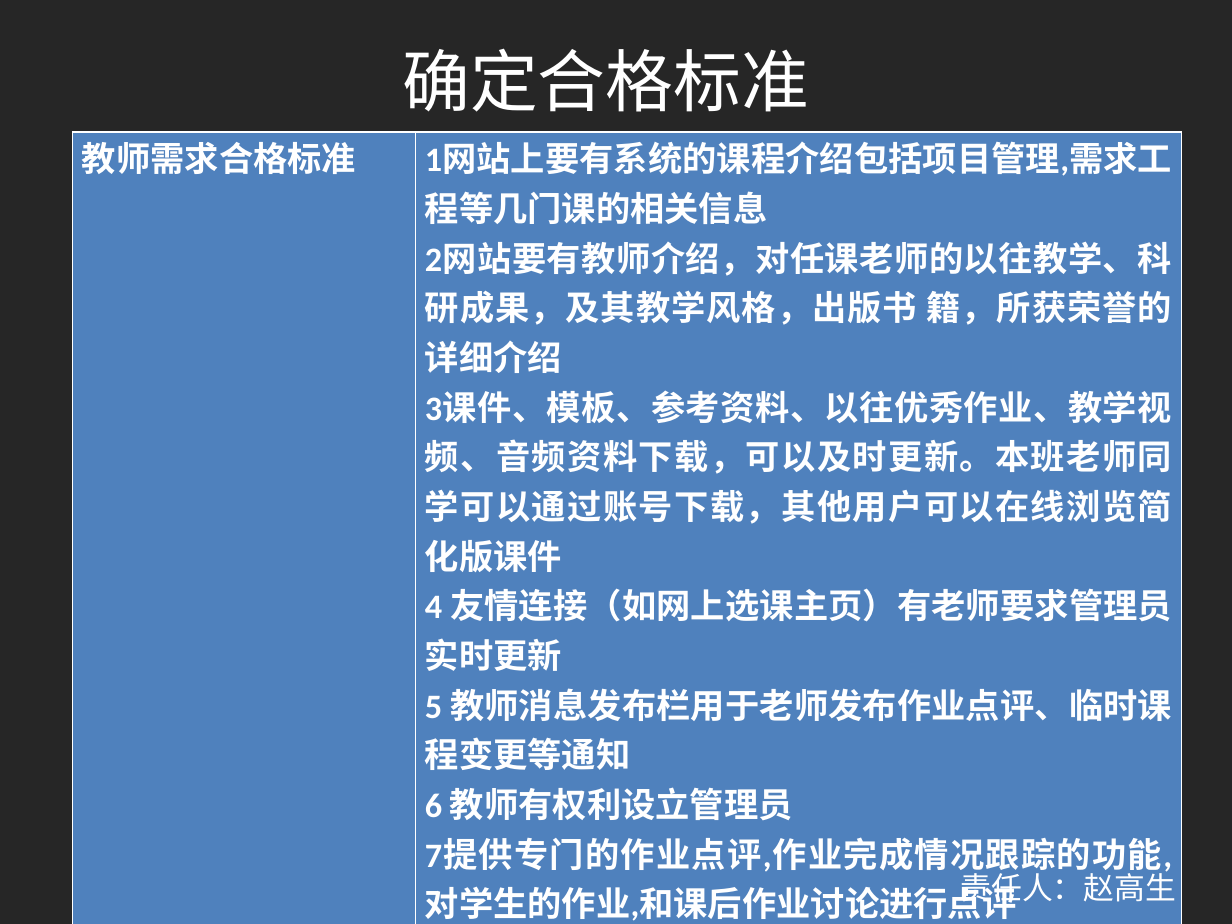
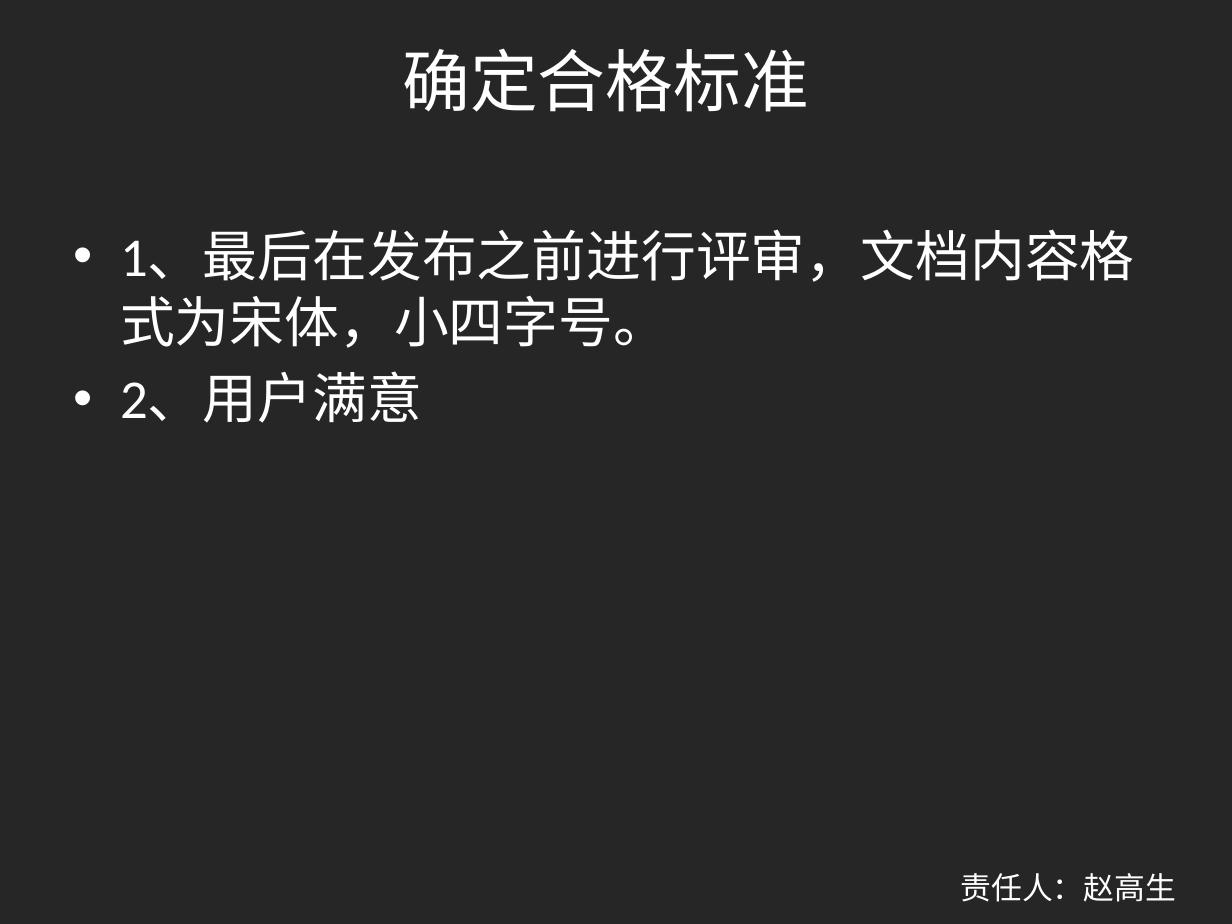
Before and after one commit to shangzhaoxiaozi/PRD-21, a slide deck: slide 26 of PRD-21-C2/非受控文档/本周提交文档/需求工程计划.pptx (slide 24 before the commit). Drawn at 1232x924 pixels with LibreOffice and Linux fonts; fonts in the diff are those of the drawing. Boxes give left, top, right and bottom in pixels: in the first picture for what was removed or moved away, otherwise in the second. Text is boxed around its words. In the diff, an @@ line names an element or a change of style, - is before the commit and + after.

```diff
--- a/PRD-21-C2/非受控文档/本周提交文档/需求工程计划.pptx
+++ b/PRD-21-C2/非受控文档/本周提交文档/需求工程计划.pptx
@@ table removed at [73, 132, 1181, 924], 1 rows, 2 columns @@
-教师需求合格标准 | 1网站上要有系统的课程介绍包括项目管理,需求工程等几门课的相关信息 / 2网站要有教师介绍，对任课老师的以往教学、科研成果，及其教学风格，出版书 籍，所获荣誉的详细介绍 / 3课件、模板、参考资料、以往优秀作业、教学视频、音频资料下载，可以及时更新。本班老师同学可以通过账号下载，其他用户可以在线浏览简化版课件 / 4 友情连接（如网上选课主页）有老师要求管理员实时更新 / 5 教师消息发布栏用于老师发布作业点评、临时课程变更等通知 / 6 教师有权利设立管理员 / 7提供专门的作业点评,作业完成情况跟踪的功能,对学生的作业,和课后作业讨论进行点评 / 8网站上要有网站向导即使用指南。
@@ text added at [120, 230, 1135, 423], 32 pt, text #FFFFFF @@
+• 1、最后在发布之前进行评审，文档内容格式为宋体，小四字号。
+• 2、用户满意
```
Also in this commit, not shown: 4 other slides changed, 3 slides added, 3 slides removed, 2 other files.
